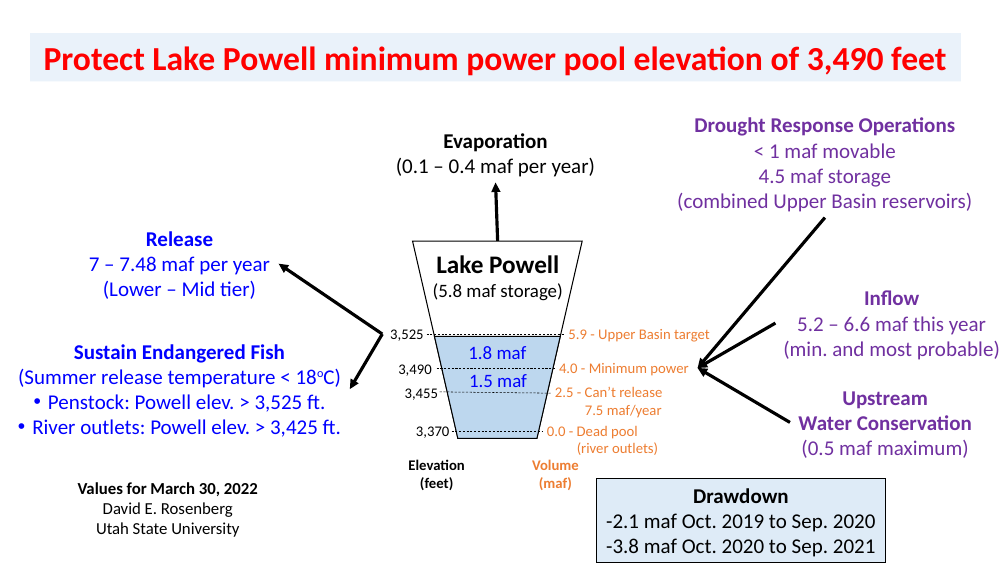
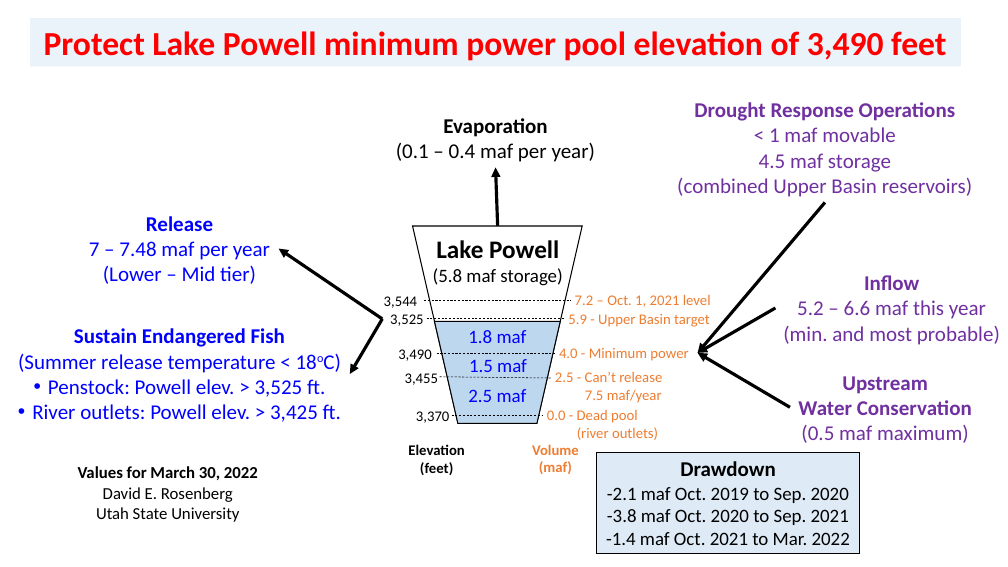
Before and after one commit to dzeke/ColoradoRiverCoding, a slide deck: slide 1 of ProtectPowellInBrief/ProtectLakePowellInBrief-DataAssembly.pptx. Drawn at 1008x567 pixels with LibreOffice and Linux fonts; fonts in the diff are those of the drawing. Boxes give left, top, right and bottom in pixels: in the first picture for what was removed or moved away, otherwise in the second. Text is boxed around its words. In the diff, an @@ line names an element or a change of style, - is before the commit and + after.

Commit message:
Add current year drawdown to figure

```diff
--- a/ProtectPowellInBrief/ProtectLakePowellInBrief-DataAssembly.pptx
+++ b/ProtectPowellInBrief/ProtectLakePowellInBrief-DataAssembly.pptx
@@ text added at (384, 296, 417, 308), 14 pt, text #000000 @@
+3,544
@@ text added at (575, 294, 711, 307), 14 pt, text #ED7D31 @@
+7.2 – Oct. 1, 2021 level
@@ line added from (424, 300) to (572, 300), #000000 0.5 pt dashed @@
@@ 20 texts, 6 arrows, 4 lines, 2 trapezoids, 1 rectangle: place and size @@
-20 texts, 6 arrows, 4 lines, 2 trapezoids, 1 rectangle at (18, 33, 1000, 537)
+20 texts, 6 arrows, 4 lines, 2 trapezoids, 1 rectangle at (18, 18, 1000, 522)
@@ text added at (468, 389, 527, 402), 18 pt, text #0000FF @@
+2.5 maf
@@ rectangle "Drawdown": place and size @@
-rectangle "Drawdown" at (597, 479, 885, 563)
+rectangle "Drawdown" at (597, 452, 860, 554)
@@ text in rectangle at (607, 487, 849, 525): size 20 to 18 pt in "-2.1 maf Oct. 2019 to Sep. 2020", "-3.8 maf Oct. 2020 to Sep. 2021" @@
@@ text in rectangle at (606, 532, 850, 545): paragraph added @@
+-1.4 maf Oct. 2021 to Mar. 2022
```
Also in this commit, not shown: 1 other slide changed, 3 other files.
